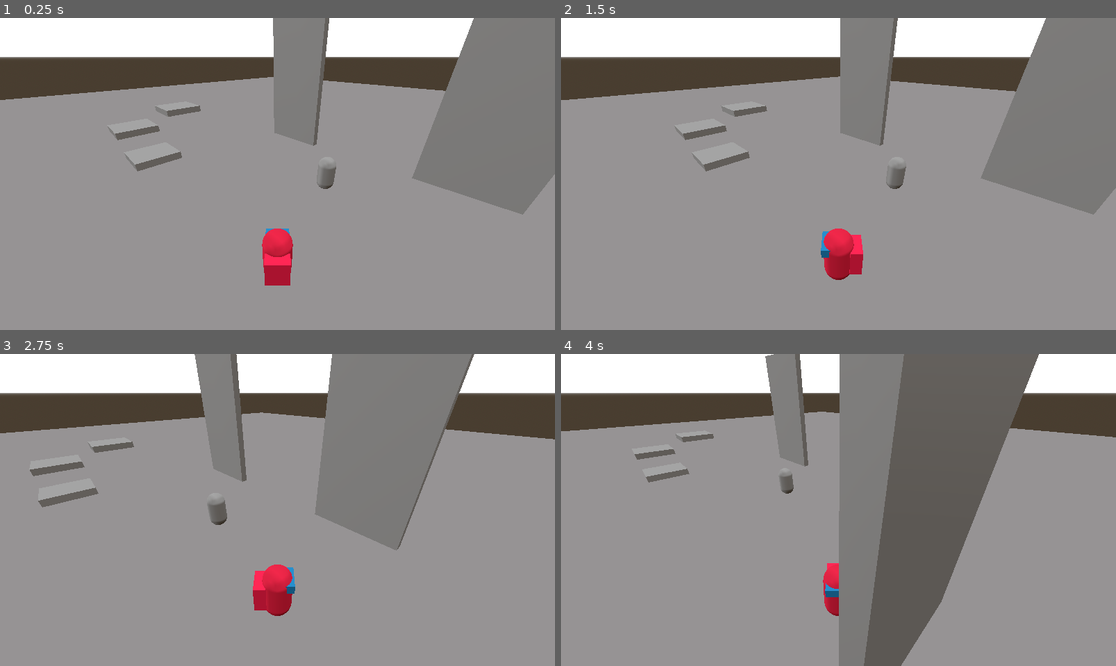
Above: before the commit, frames 1-4 (two rows, left to right).
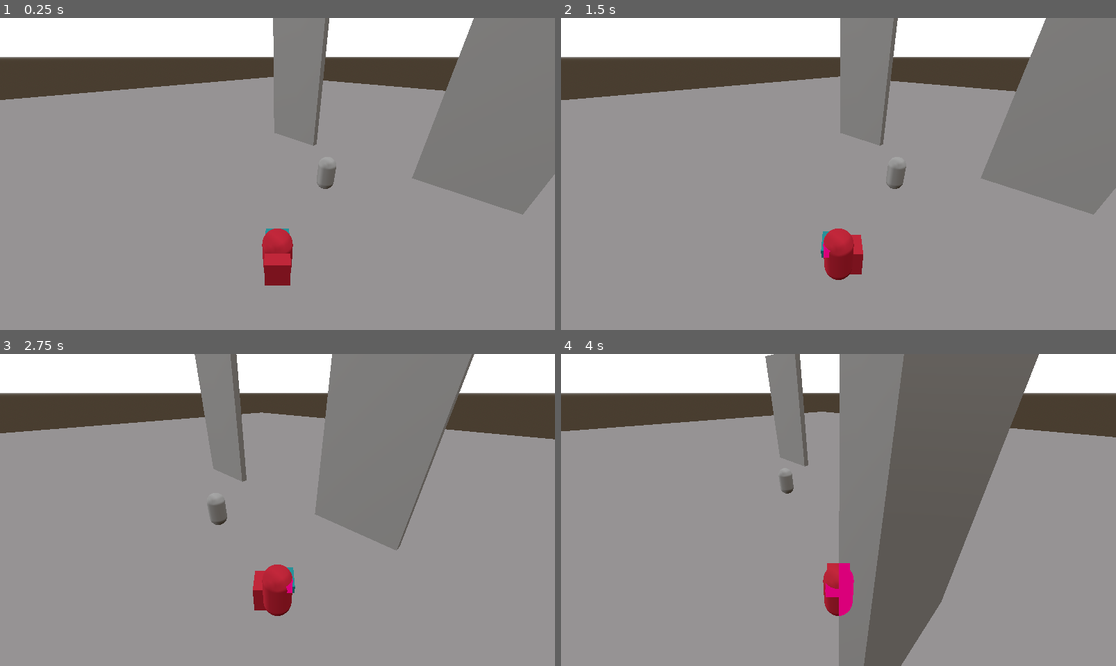
Above: after the commit, the same moments.

Repository: PizzaMolotovGames/AGuysAdventure
Game: Godot game, scene res://world/mainScene.tscn
The game is run twice, just before and just after one commit, with the same random seed, the same clock (stepped at 60 frames per second) and the same inputs.
Inputs (mouse positions are in pixels of both pictures, inside the frame that each line leads up to):
- Up to frame 1 (0.25 s): no input
- Up to frame 2 (1.5 s): tap Enter at 0.5 s; move the mouse to (960, 158) at 0.52 s; tap E (press_E) at 0.6 s; tap Space (press_SPACE) at 1.25 s; move the mouse to (727, 189) at 1.27 s; tap A (press_A) at 1.35 s
- Up to frame 3 (2.75 s): tap E (press_E) at 1.55, 2.3 s; tap Enter at 2 s; move the mouse to (333, 441) at 2.02 s; hold D (press_D) from 2.03 s (still down)
- Up to frame 4 (4 s): move the mouse to (810, 572) at 2.77 s; release D (press_D) at 2.78 s; tap E (press_E) at 2.85, 3.8 s; tap Space (press_SPACE) at 3.5 s; move the mouse to (1005, 556) at 3.52 s; hold S (press_S) from 3.53 s (still down)

The runs differ from the first frame. In frame 1, 1.4% of the frame differs, in the area x 19-53%, y 28-86%; in frame 2, 1.5%; in frame 3, 1.6%, in the area x 5-54%, y 28-84%; in frame 4, 1.2%.

Commit message:
Interaction Component Update, Test NPC Update
-Added signal functionality to the interaction component;
-Signal test in Test NPC scene.

Diff:
--- /dev/null
+++ b/aguysadventure/npcs/test_npc.gd
@@ -0,0 +1,5 @@
+extends StaticBody3D
+
+
+func _on_interaction_component_interacted() -> void:
+	print("IT WORKS!!!")
--- a/aguysadventure/npcs/test_npc.tscn
+++ b/aguysadventure/npcs/test_npc.tscn
@@ -1,5 +1,6 @@
-[gd_scene load_steps=4 format=3 uid="uid://d20j67rjdypo0"]
+[gd_scene load_steps=5 format=3 uid="uid://d20j67rjdypo0"]
 
+[ext_resource type="Script" uid="uid://dcc44o04u26e5" path="res://npcs/test_npc.gd" id="1_iex33"]
 [ext_resource type="PackedScene" uid="uid://b3s177h61nm0a" path="res://world/worldObjects/technicalObjects/interaction_component.tscn" id="1_sdeel"]
 
 [sub_resource type="CapsuleShape3D" id="CapsuleShape3D_b5iqc"]
@@ -7,6 +8,7 @@
 [sub_resource type="CapsuleMesh" id="CapsuleMesh_sdeel"]
 
 [node name="TestNPC" type="StaticBody3D"]
+script = ExtResource("1_iex33")
 
 [node name="CollisionShape3D" type="CollisionShape3D" parent="."]
 shape = SubResource("CapsuleShape3D_b5iqc")
@@ -15,4 +17,6 @@
 mesh = SubResource("CapsuleMesh_sdeel")
 
 [node name="interactionComponent" parent="." instance=ExtResource("1_sdeel")]
-transform = Transform3D(1, 0, 0, 0, 1, 0, 0, 0, 1, 0, 1.45596, 0)
+transform = Transform3D(1, 0, 0, 0, 1, 0, 0, 0, 1, -0.0224857, 1.36716, -0.0122344)
+
+[connection signal="interacted" from="interactionComponent" to="." method="_on_interaction_component_interacted"]
--- /dev/null
+++ b/aguysadventure/player/normalTestMaterial.tres
@@ -0,0 +1,5 @@
+[gd_resource type="StandardMaterial3D" format=3 uid="uid://bmq5v405vaiy2"]
+
+[resource]
+transparency = 1
+albedo_color = Color(0.700816, 0, 0.146859, 1)
--- /dev/null
+++ b/aguysadventure/player/normalTestMaterial2.tres
@@ -0,0 +1,4 @@
+[gd_resource type="StandardMaterial3D" format=3 uid="uid://drq7w14i1huwd"]
+
+[resource]
+albedo_color = Color(2.40654e-07, 0.508882, 0.53966, 1)
--- a/aguysadventure/player/player.tscn
+++ b/aguysadventure/player/player.tscn
@@ -1,27 +1,20 @@
-[gd_scene load_steps=9 format=3 uid="uid://dne1ybnw62dt3"]
+[gd_scene load_steps=8 format=3 uid="uid://dne1ybnw62dt3"]
 
 [ext_resource type="Script" uid="uid://b6a01lp5d76l4" path="res://player/scripts/playerScripts/player.gd" id="1_oul6g"]
+[ext_resource type="Material" uid="uid://dm8axuyfyvfs1" path="res://player/testMaterial2.tres" id="2_g1dw6"]
+[ext_resource type="Material" uid="uid://drq7w14i1huwd" path="res://player/normalTestMaterial2.tres" id="3_yw30f"]
 
 [sub_resource type="CapsuleShape3D" id="CapsuleShape3D_kqu6x"]
 
-[sub_resource type="StandardMaterial3D" id="StandardMaterial3D_oul6g"]
-albedo_color = Color(0.897925, 0, 0.213185, 1)
-
 [sub_resource type="CapsuleMesh" id="CapsuleMesh_oul6g"]
-material = SubResource("StandardMaterial3D_oul6g")
-
-[sub_resource type="StandardMaterial3D" id="StandardMaterial3D_kqu6x"]
-albedo_color = Color(2.98411e-06, 0.498709, 0.755258, 1)
+material = ExtResource("2_g1dw6")
 
 [sub_resource type="BoxMesh" id="BoxMesh_oul6g"]
-material = SubResource("StandardMaterial3D_kqu6x")
+material = ExtResource("3_yw30f")
 size = Vector3(0.8, 0.3, 0.3)
 
-[sub_resource type="StandardMaterial3D" id="StandardMaterial3D_rkbax"]
-albedo_color = Color(0.987105, 0, 0.263779, 1)
-
 [sub_resource type="BoxMesh" id="BoxMesh_rkbax"]
-material = SubResource("StandardMaterial3D_rkbax")
+material = ExtResource("2_g1dw6")
 size = Vector3(0.8, 1, 0.4)
 
 [node name="Player" type="CharacterBody3D" groups=["CanInteract"]]
@@ -32,13 +25,14 @@
 shape = SubResource("CapsuleShape3D_kqu6x")
 
 [node name="pivot" type="Node3D" parent="."]
+process_priority = -1
 
 [node name="body" type="MeshInstance3D" parent="pivot"]
 mesh = SubResource("CapsuleMesh_oul6g")
 skeleton = NodePath("../..")
 
 [node name="face" type="MeshInstance3D" parent="pivot"]
-transform = Transform3D(1, 0, 0, 0, 1, 0, 0, 0, 1, 0, 0.508301, -0.388351)
+transform = Transform3D(1, 0, 0, 0, 1, 0, 0, 0, 1, -0.00252676, 0.514343, -0.384998)
 mesh = SubResource("BoxMesh_oul6g")
 skeleton = NodePath("../body")
 
--- /dev/null
+++ b/aguysadventure/player/testMaterial.tres
@@ -0,0 +1,11 @@
+[gd_resource type="StandardMaterial3D" load_steps=2 format=3 uid="uid://dj4w44t51eql0"]
+
+[ext_resource type="Material" uid="uid://drq7w14i1huwd" path="res://player/normalTestMaterial2.tres" id="1_cveve"]
+
+[resource]
+render_priority = -1
+next_pass = ExtResource("1_cveve")
+transparency = 1
+no_depth_test = true
+shading_mode = 0
+albedo_color = Color(0.808555, 1.10701e-06, 0.426325, 1)
--- /dev/null
+++ b/aguysadventure/player/testMaterial2.tres
@@ -0,0 +1,11 @@
+[gd_resource type="StandardMaterial3D" load_steps=2 format=3 uid="uid://dm8axuyfyvfs1"]
+
+[ext_resource type="Material" uid="uid://bmq5v405vaiy2" path="res://player/normalTestMaterial.tres" id="1_w0ddb"]
+
+[resource]
+render_priority = -1
+next_pass = ExtResource("1_w0ddb")
+transparency = 1
+no_depth_test = true
+shading_mode = 0
+albedo_color = Color(0.808555, 1.10701e-06, 0.426325, 1)
--- a/aguysadventure/world/map/test_level.tscn
+++ b/aguysadventure/world/map/test_level.tscn
@@ -9,12 +9,6 @@
 
 [sub_resource type="BoxShape3D" id="BoxShape3D_h473u"]
 size = Vector3(120, 0.1, 120)
-
-[sub_resource type="BoxMesh" id="BoxMesh_ytw6d"]
-size = Vector3(3, 0.5, 3)
-
-[sub_resource type="BoxShape3D" id="BoxShape3D_ytw6d"]
-size = Vector3(3, 0.5, 3)
 
 [sub_resource type="BoxMesh" id="BoxMesh_h473u"]
 size = Vector3(0.5, 10, 5)
@@ -34,36 +28,6 @@
 
 [node name="GroundColliderShape" type="CollisionShape3D" parent="Ground/GroundCollider"]
 shape = SubResource("BoxShape3D_h473u")
-
-[node name="Platform1" type="MeshInstance3D" parent="."]
-transform = Transform3D(0.999776, -0.0211518, 0, 0.0211518, 0.999776, 0, 0, 0, 1, -13.1968, 0.466974, 0)
-mesh = SubResource("BoxMesh_ytw6d")
-skeleton = NodePath("../Ground")
-
-[node name="StaticBody3D" type="StaticBody3D" parent="Platform1"]
-
-[node name="CollisionShape3D" type="CollisionShape3D" parent="Platform1/StaticBody3D"]
-shape = SubResource("BoxShape3D_ytw6d")
-
-[node name="Platform2" type="MeshInstance3D" parent="."]
-transform = Transform3D(1, 0, 0, 0, 1, 0, 0, 0, 1, -16.9932, 1.68474, 0)
-mesh = SubResource("BoxMesh_ytw6d")
-skeleton = NodePath("../Ground")
-
-[node name="StaticBody3D" type="StaticBody3D" parent="Platform2"]
-
-[node name="CollisionShape3D" type="CollisionShape3D" parent="Platform2/StaticBody3D"]
-shape = SubResource("BoxShape3D_ytw6d")
-
-[node name="Platform3" type="MeshInstance3D" parent="."]
-transform = Transform3D(1, 0, 0, 0, 1, 0, 0, 0, 1, -17.3859, 2.62226, -4.05174)
-mesh = SubResource("BoxMesh_ytw6d")
-skeleton = NodePath("../Ground")
-
-[node name="StaticBody3D" type="StaticBody3D" parent="Platform3"]
-
-[node name="CollisionShape3D" type="CollisionShape3D" parent="Platform3/StaticBody3D"]
-shape = SubResource("BoxShape3D_ytw6d")
 
 [node name="Wall1" type="MeshInstance3D" parent="."]
 transform = Transform3D(-4.37114e-08, 0, 1, 0, 1, 0, -1, 0, -4.37114e-08, -8.97085, 4.95901, -11.2281)
--- a/aguysadventure/world/worldObjects/technicalObjects/interaction_component.gd
+++ b/aguysadventure/world/worldObjects/technicalObjects/interaction_component.gd
@@ -1,11 +1,22 @@
 extends Node
 
 @onready var interactionCollider: Area3D = $interactionCollider
-@onready var interactionPaticle: CPUParticles3D = $InteractionParticle
+@onready var interactionParticle: CPUParticles3D = $InteractionParticle
+
+@export var interactionAreaRadius: float = 1.5
+
+signal interacted
+
+func _ready() -> void:
+	var collisionShape = $interactionCollider/CollisionShape3D
+	collisionShape.shape.radius = interactionAreaRadius
 
 func _physics_process(_delta: float) -> void:
 	for x in interactionCollider.get_overlapping_bodies():
 		if x.is_in_group("CanInteract"):
-			interactionPaticle.emitting = true
+			interactionParticle.emitting = true
 		else:
-			interactionPaticle.emitting = false
+			interactionParticle.emitting = false
+
+	if interactionParticle.emitting and Input.is_action_just_pressed("press_E"):
+		emit_signal("interacted")
--- a/aguysadventure/world/worldObjects/technicalObjects/interaction_component.tscn
+++ b/aguysadventure/world/worldObjects/technicalObjects/interaction_component.tscn
@@ -25,6 +25,7 @@
 gravity = Vector3(0, 0, 0)
 
 [node name="interactionCollider" type="Area3D" parent="."]
+transform = Transform3D(1, 0, 0, 0, 1, 0, 0, 0, 1, 0, -1.25564, 0)
 
 [node name="CollisionShape3D" type="CollisionShape3D" parent="interactionCollider"]
 shape = SubResource("CylinderShape3D_vkjok")
Not shown, added: aguysadventure/npcs/test_npc.gd.uid
Not shown: 1 places in aguysadventure/world/map/test_level.tscn that only renumber resources
